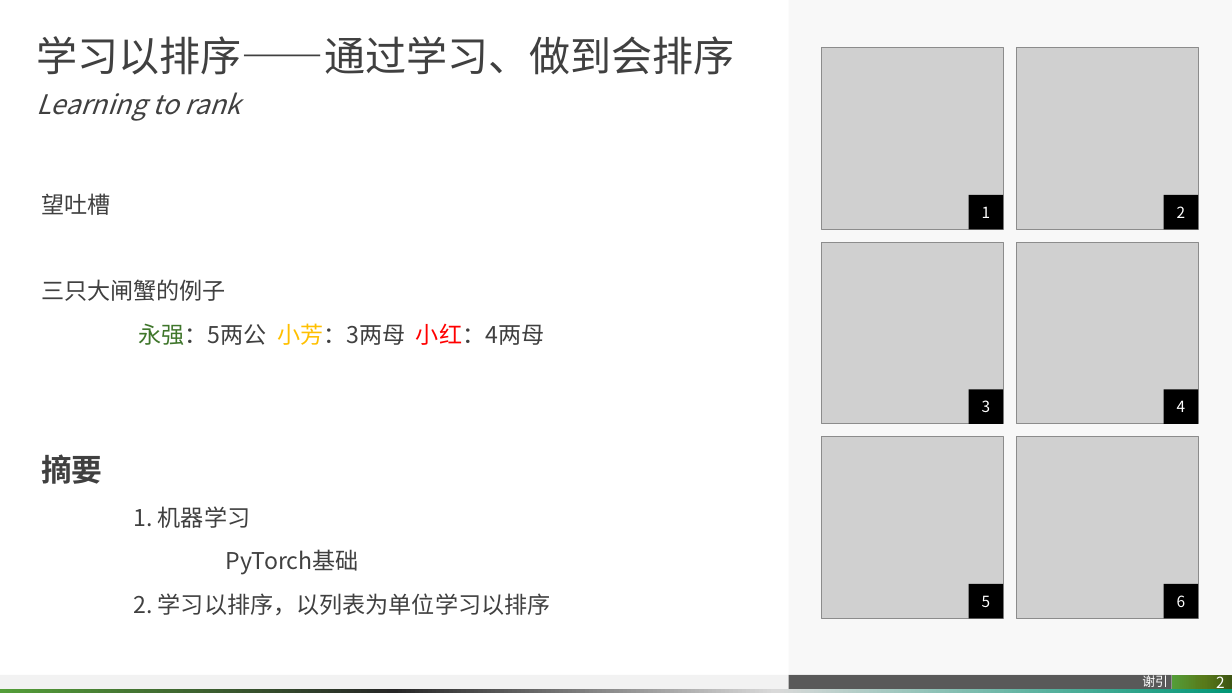
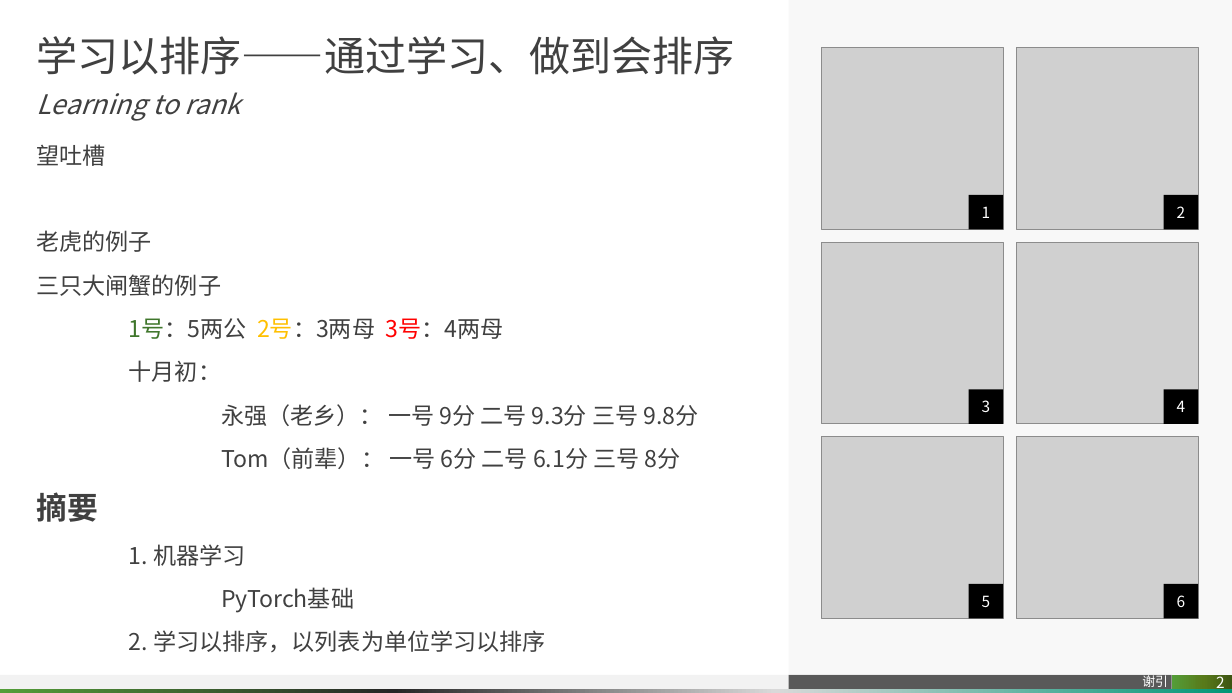
Before and after one commit to pitybea/l2r, a slide deck: slide 2 of rank.pptx. Drawn at 1232x693 pixels with LibreOffice and Linux fonts; fonts in the diff are those of the drawing; grey boxes stand for pictures. Boxes give left, top, right and bottom in pixels: in the first picture for what was removed or moved away, otherwise in the second. Text is boxed around its words. In the diff, an @@ line names an element or a change of style, - is before the commit and + after.

```diff
--- a/rank.pptx
+++ b/rank.pptx
@@ text "望吐槽": place and size @@
-text "望吐槽" at (41, 193, 551, 615)
+text "望吐槽" at (36, 144, 699, 652)
@@ text at (36, 230, 151, 252): paragraph added @@
+老虎的例子
@@ text at (129, 318, 699, 469): text changed @@
-永强：5两公 小芳：3两母 小红：4两母
+1号：5两公 2号：3两母 3号：4两母
+十月初：
+永强（老乡）： 一号 9分 二号 9.3分 三号 9.8分
+Tom（前辈）： 一号 6分 二号 6.1分 三号 8分
```
Also in this commit, not shown: 1 other slide changed.
